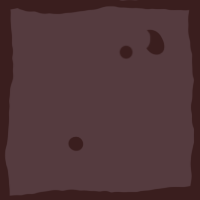
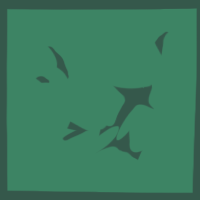
Layer changes from the first 200×200 image to the second:
showed group "grass" (4 layers) over [0, 0, 200, 200]
hid group "dirt" (6 layers) over [0, 0, 200, 200]
